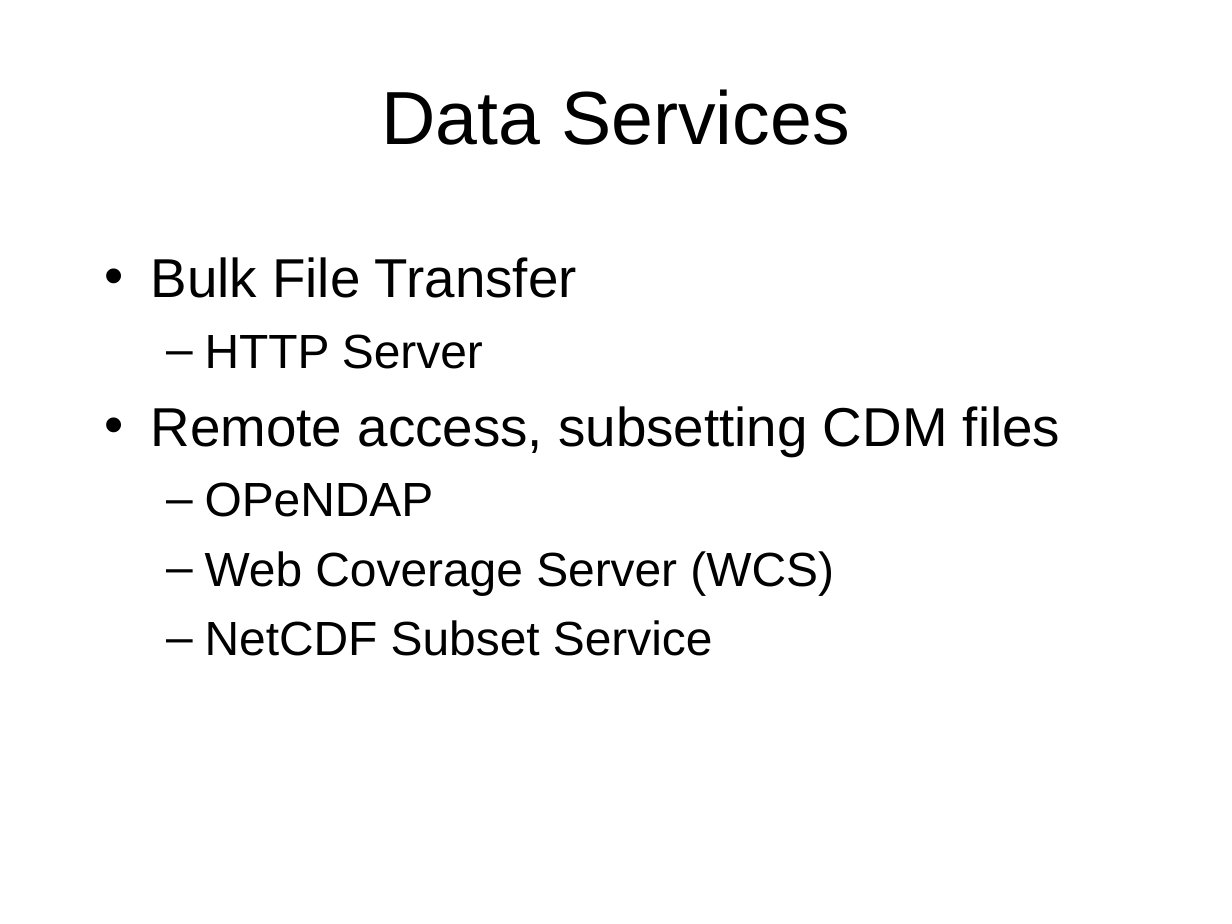
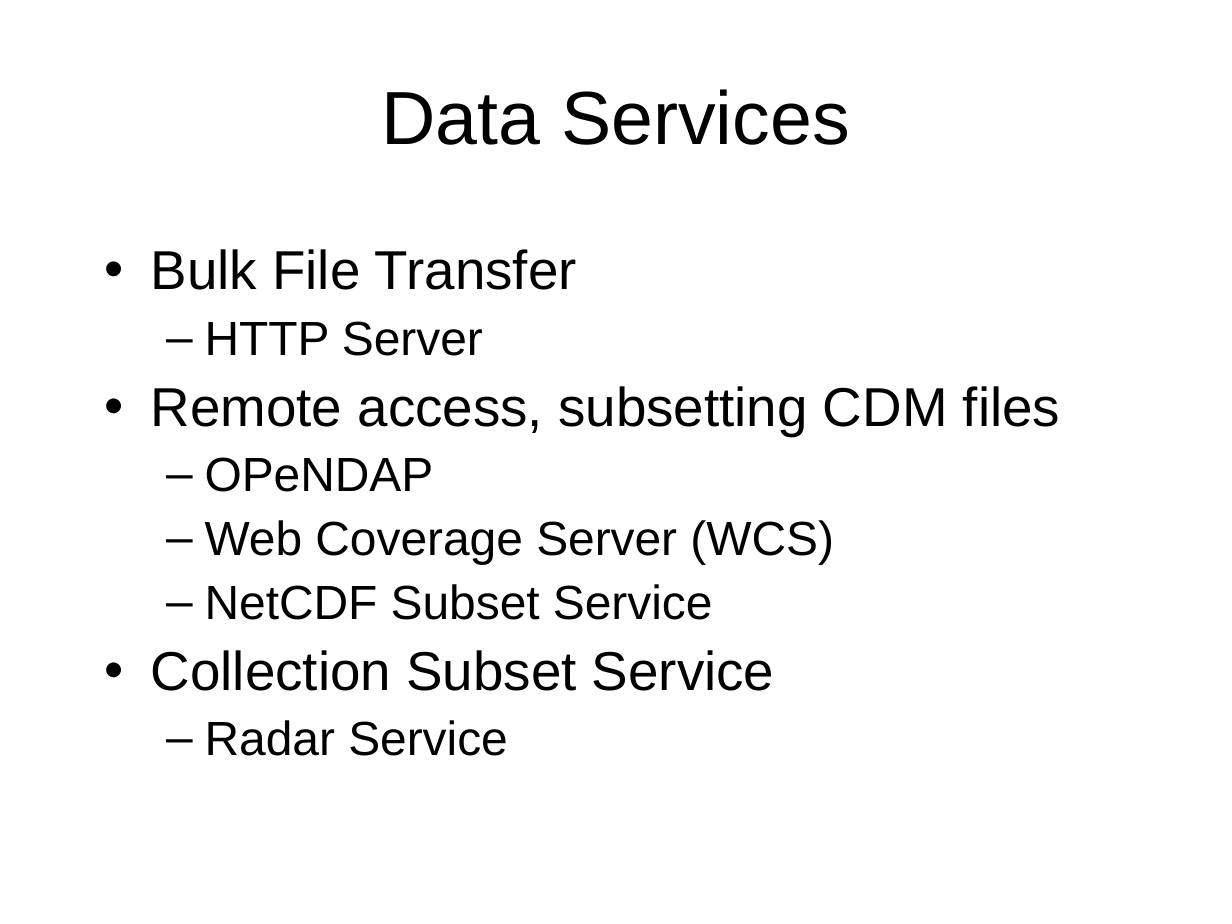
Before and after one commit to ooici-eoi/THREDDS, a slide deck: slide 10 of docs/web/thredds/tech/tutorial/TDSOverview.ppt (slide 7 before the commit). Drawn at 1232x924 pixels with LibreOffice and Linux fonts; fonts in the diff are those of the drawing; background and template pictures are left out. Boxes give left, top, right and bottom in pixels: in the first picture for what was removed or moved away, otherwise in the second. Text is boxed around its words. In the diff, an @@ line names an element or a change of style, - is before the commit and + after.

```diff
--- a/docs/web/thredds/tech/tutorial/TDSOverview.ppt
+++ b/docs/web/thredds/tech/tutorial/TDSOverview.ppt
@@ text at (151,249,1060,620): line spacing 1 to 0.9 @@
@@ text at (151,650,775,756): paragraphs added @@
+• Collection Subset Service
+  – Radar Service
```
Also in this commit, not shown: 7 other slides changed, 7 slides added, 9 slides removed, 10 other files.
